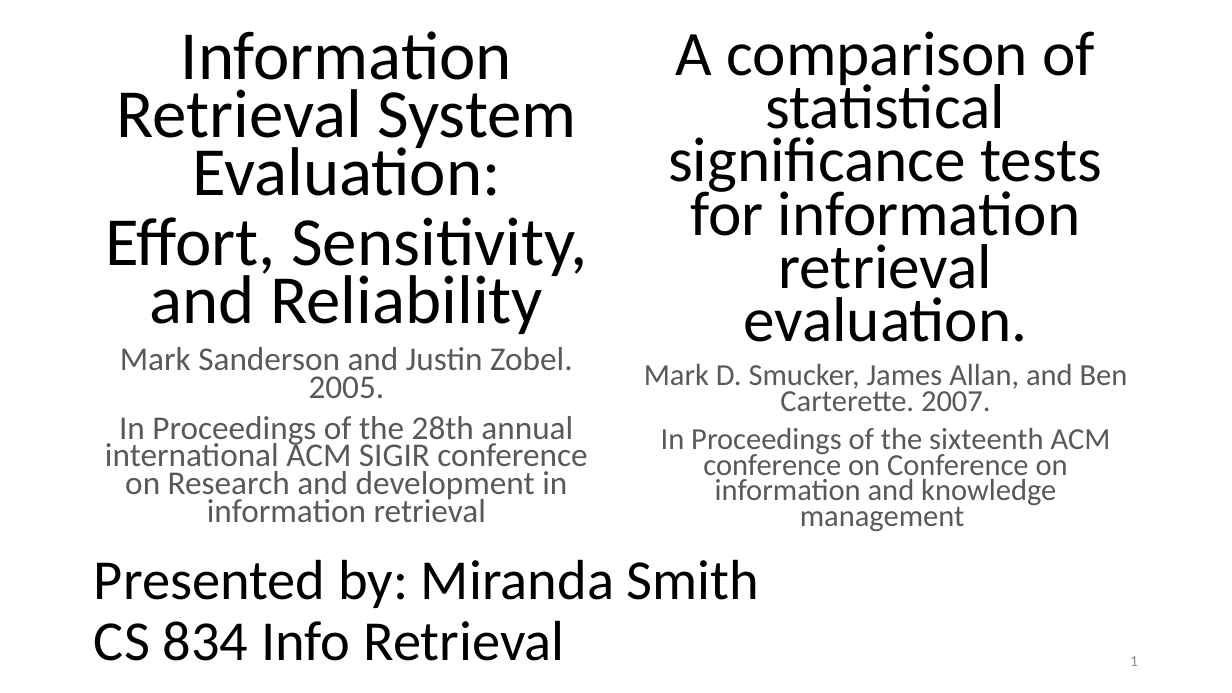
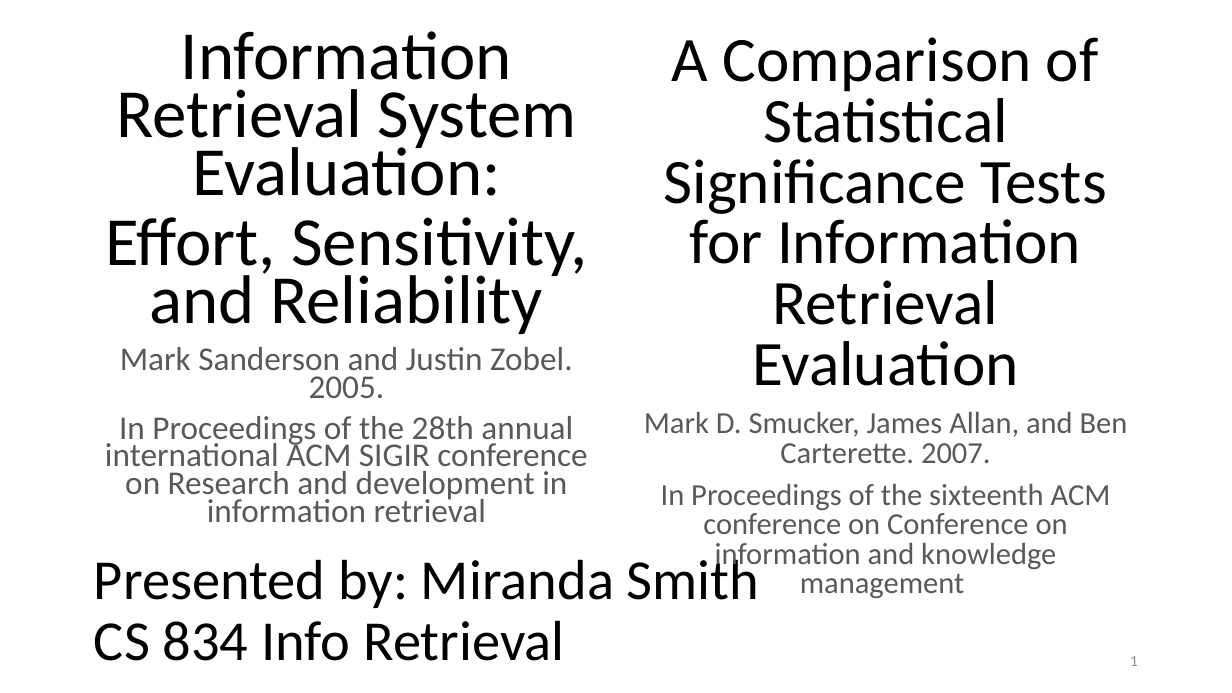
Before and after one commit to Miranda-C-Smith/cs834-f17, a slide deck: slide 1 of assignments/Presentation4/SignificanceTestSlides.pptx. Drawn at 1232x693 pixels with LibreOffice and Linux fonts; fonts in the diff are those of the drawing. Boxes give left, top, right and bottom in pixels: in the first picture for what was removed or moved away, otherwise in the second. Text is boxed around its words. In the diff, an @@ line names an element or a change of style, - is before the commit and + after.

```diff
--- a/assignments/Presentation4/SignificanceTestSlides.pptx
+++ b/assignments/Presentation4/SignificanceTestSlides.pptx
@@ text at [664, 37, 1107, 386]: text changed @@
-A comparison of statistical significance tests for information retrieval evaluation.
+A Comparison of Statistical Significance Tests for Information Retrieval Evaluation
@@ text at [644, 412, 1128, 598]: line spacing 0.7 to 0.8 @@
```
Also in this commit, not shown: 9 other slides changed.
